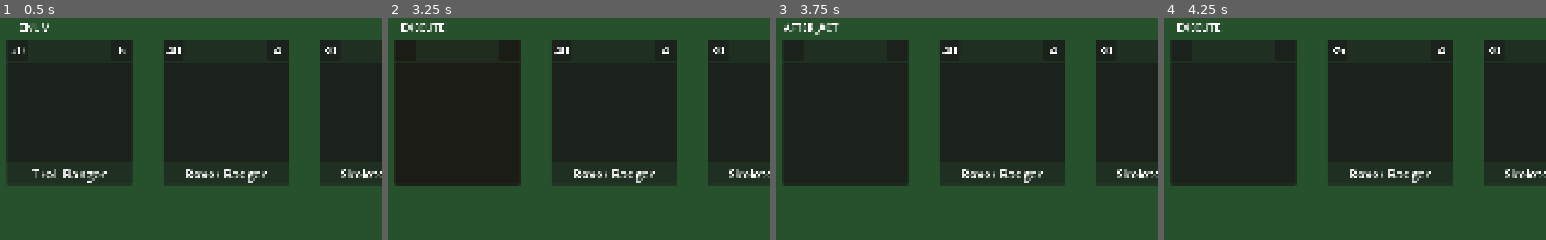
Above: before the commit, frames 1-4 (left to right).
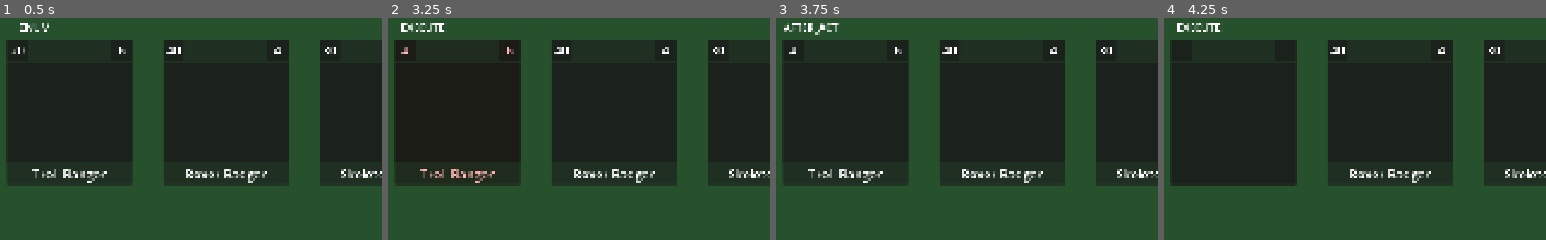
Above: after the commit, the same moments.

Repository: Castorfiber92/spelprojekt_jfk
Game: Godot game, scene res://Scenes/main.tscn
The game is run twice, just before and just after one commit, with the same random seed, the same clock (stepped at 60 frames per second) and the same inputs.
Inputs:
- Up to frame 1 (0.5 s): no input
- Up to frame 2 (3.25 s): tap Enter (ui_accept) at 0.5, 0.77, 1.25, 1.52, 2, 2.75, 3.02 s
- Up to frame 3 (3.75 s): tap Enter (ui_accept) at 3.5 s
- Up to frame 4 (4.25 s): tap Enter (ui_accept) at 3.77 s
The pictures show only the part of the screen within x 0-50%, y 0-50%; the shares and areas given below are measured in that part.

Frame 1 is identical in both runs. In frame 2, 0.5% of the frame differs, in the area x 3-33%, y 13-75%; in frame 3, 0.5%; in frame 4, less than 0.1%.

Commit message:
Added basic heal functionality and win/lose combat functions.

Diff:
--- /dev/null
+++ b/Resources/Behaviors/Basic Actions/Base Scripts/heal_basic.gd
@@ -0,0 +1,22 @@
+extends Behavior
+class_name heal_basic_behavior
+
+func on_execute_action(data):
+	var targets = data as Array[HeroSlot]
+	for target in targets:
+		if target.hero == null: continue
+		var target_hero = target.hero
+		# 1. Create the "Draft" CombatEffect
+		# We set the base damage here.
+		var effect = CombatEffect.new(
+			owner_hero,
+			target_hero,
+			"HEAL",
+			owner_hero.current_damage)
+
+		# 2. Add tags so other items know what this is
+		# effect.tags.append("basic_attack")
+		# effect.tags.append("melee") # or "ranged" based on your hero
+
+		GameEvents.effect_created.emit(effect)
+		print(owner_hero.hero_data.name, " used ", name, " on ", target_hero.hero_data.name)
--- /dev/null
+++ b/Resources/Behaviors/Basic Actions/heal_basic.tres
@@ -0,0 +1,9 @@
+[gd_resource type="Resource" script_class="heal_basic_behavior" format=3 uid="uid://c22sg10nnr7mi"]
+
+[ext_resource type="Script" uid="uid://cfqr3w3l7xkvw" path="res://Resources/Behaviors/Basic Actions/Base Scripts/heal_basic.gd" id="1_8ii5t"]
+
+[resource]
+script = ExtResource("1_8ii5t")
+name = "Basic Heal"
+range = 2
+metadata/_custom_type_script = "uid://cfqr3w3l7xkvw"
--- a/Resources/Heroes/Critter/Boxer Badger.tres
+++ b/Resources/Heroes/Critter/Boxer Badger.tres
@@ -2,7 +2,6 @@
 
 [ext_resource type="Script" uid="uid://cb8rq5mmrk0ol" path="res://Scripts/Behaviors/Behavior.gd" id="1_q2j2b"]
 [ext_resource type="Resource" uid="uid://c6ixr6o3yurip" path="res://Resources/Behaviors/Basic Actions/attack_basic.tres" id="2_8cupc"]
-[ext_resource type="Resource" uid="uid://b6e67a72vwacx" path="res://Resources/Behaviors/Passive Abilities/BonusDamage/bonus_damage_1.tres" id="2_808vy"]
 [ext_resource type="Script" uid="uid://cg6we33ta62qy" path="res://Scripts/Heroes/HeroData.gd" id="3_yomkm"]
 
 [resource]
@@ -13,4 +12,3 @@
 base_speed = 10
 base_range = 1
 base_action = ExtResource("2_8cupc")
-abilities = Array[ExtResource("1_q2j2b")]([ExtResource("2_808vy")])
--- a/Resources/Heroes/Gnome/Broom Basher.tres
+++ b/Resources/Heroes/Gnome/Broom Basher.tres
@@ -8,6 +8,7 @@
 script = ExtResource("3_c8e0x")
 name = "Broom Basher"
 description = "Wields a broom, chance to stun on attack."
+tribe = 3
 base_HP = 20
 base_damage = 2
 base_speed = 80
--- a/Resources/Heroes/Gnome/Mushroom Gobbler.tres
+++ b/Resources/Heroes/Gnome/Mushroom Gobbler.tres
@@ -8,6 +8,7 @@
 script = ExtResource("3_62lhn")
 name = "Mushroom Gobbler"
 description = "Eat mushrooms on turn start, gaining random buffs, damage, speed, range"
+tribe = 3
 base_HP = 35
 base_damage = 4
 base_speed = 70
--- a/Scenes/HeroSlot.gd
+++ b/Scenes/HeroSlot.gd
@@ -26,7 +26,29 @@
 	# 2. SHAKE EFFECT (Sequential loop within the parallel tween)
 	# Creates 4 quick random movements
 	for i in range(4):
-		var offset = Vector2(randf_range(-1, 1), randf_range(-1, 1)) * shake_intensity
+		var offset = Vector2(randf_range(-5, 5), randf_range(-5, 5)) * shake_intensity
+		tween.tween_property(self, "position", position + offset, shake_duration)
+
+	# Reset position to original at the end
+	tween.chain().tween_property(self, "position", position, shake_duration)
+	return tween
+
+func apply_heal_effect() -> Tween:
+	var tween = create_tween().set_parallel(true)
+	var shake_intensity = 4.0
+	var shake_duration = 0.05
+	var flash_color = Color(0.0, 0.7, 0.407, 1.0) # Soft red
+
+	# 1. SOFT RED FLASH
+	# Tweens the color to red, then back to white (normal)
+	var color_tween = create_tween()
+	color_tween.tween_property(self, "modulate", flash_color, 0.1)
+	color_tween.tween_property(self, "modulate", Color.WHITE, 0.2)
+
+	# 2. SHAKE EFFECT (Sequential loop within the parallel tween)
+	# Creates 4 quick random movements
+	for i in range(4):
+		var offset = Vector2(randf_range(-5, 5), randf_range(-5, 5)) * shake_intensity
 		tween.tween_property(self, "position", position + offset, shake_duration)
 
 	# Reset position to original at the end
--- a/Scenes/Heroes/MrRabbitMonk.tscn
+++ /dev/null
@@ -1,60 +0,0 @@
-[gd_scene format=3 uid="uid://dghh06fkn2y3i"]
-
-[ext_resource type="Script" uid="uid://bdcgimto455j7" path="res://Scripts/Heroes/Hero.gd" id="1_d235u"]
-[ext_resource type="Resource" uid="uid://blppyby2i0jom" path="res://Resources/Heroes/MrRabbitMonk.tres" id="2_nm5wh"]
-[ext_resource type="Texture2D" uid="uid://bv3j3m02aoe8p" path="res://Graphics/Mirjam.png" id="3_ce415"]
-
-[sub_resource type="AtlasTexture" id="AtlasTexture_o40e8"]
-atlas = ExtResource("3_ce415")
-region = Rect2(0, 48, 32, 48)
-
-[sub_resource type="AtlasTexture" id="AtlasTexture_63mf6"]
-atlas = ExtResource("3_ce415")
-region = Rect2(32, 48, 32, 48)
-
-[sub_resource type="AtlasTexture" id="AtlasTexture_ycmug"]
-atlas = ExtResource("3_ce415")
-region = Rect2(64, 48, 32, 48)
-
-[sub_resource type="AtlasTexture" id="AtlasTexture_gjkmb"]
-atlas = ExtResource("3_ce415")
-region = Rect2(96, 48, 32, 48)
-
-[sub_resource type="SpriteFrames" id="SpriteFrames_wxugg"]
-animations = [{
-"frames": [],
-"loop": true,
-"name": &"attack",
-"speed": 5.0
-}, {
-"frames": [{
-"duration": 1.0,
-"texture": SubResource("AtlasTexture_o40e8")
-}, {
-"duration": 1.0,
-"texture": SubResource("AtlasTexture_63mf6")
-}, {
-"duration": 1.0,
-"texture": SubResource("AtlasTexture_ycmug")
-}, {
-"duration": 1.0,
-"texture": SubResource("AtlasTexture_gjkmb")
-}],
-"loop": true,
-"name": &"default",
-"speed": 5.0
-}, {
-"frames": [],
-"loop": true,
-"name": &"walk",
-"speed": 5.0
-}]
-
-[node name="MrRabbitMonk" type="Node2D"]
-script = ExtResource("1_d235u")
-hero = ExtResource("2_nm5wh")
-
-[node name="AnimatedSprite2D" type="AnimatedSprite2D" parent="."]
-sprite_frames = SubResource("SpriteFrames_wxugg")
-autoplay = "default"
-frame_progress = 0.89515316
--- a/Scripts/Combat/CombatEffect.gd
+++ b/Scripts/Combat/CombatEffect.gd
@@ -8,7 +8,7 @@
 var tags: Array[String] = [] # ["fire", "thorns", "melee"]
 
 # Flags for items to flip, these can be anything, and will need to be updated, but right now
-# there are only placeholders
+# they are only placeholders
 var can_lifesteal: bool = false
 var is_crit: bool = false
 var bypass_armor: bool = false
--- a/Scripts/Combat/CombatManager.gd
+++ b/Scripts/Combat/CombatManager.gd
@@ -94,7 +94,8 @@
 				effect.target.take_damage(effect.value, effect.source)
 				await slot.apply_damage_effect()
 			"HEAL":
-				pass # For now (not applicable yet)
+				effect.target.heal_HP(effect.value, effect.source)
+				await slot.apply_heal_effect()
 			"SHIELD":
 				pass # For now (not applicable yet)
 
@@ -116,7 +117,7 @@
 	var targets = get_valid_targets(slot, action)
 
 	if targets.is_empty():
-		# Edit  what happens if it has no valid targets
+		# What happens if it has no valid targets
 		print(slot.hero.hero_data.name, " has no valid targets and skips!")
 		_wrap_up_turn(slot.hero)
 		return
@@ -138,6 +139,18 @@
 	current_phase = Enums.CombatPhase.IDLE
 	clear_highlights()
 	update_UI()
+	# Check if the player party are all empty of heroes e.g. all the heroes have died, return true if so
+	var player_defeated = player_slots.all(func(slot): return slot.hero == null)
+	if player_defeated:
+		# If true, the player loses.
+		lose_combat()
+		return
+	# We check if the enemy party is all dead
+	var enemy_defeated = enemy_slots.all(func(slot): return slot.hero == null)
+	if enemy_defeated:
+		# If true, the player wins.
+		win_combat()
+		return
 	start_next_turn()
 
 func process_effect(effect: CombatEffect):
@@ -257,6 +270,10 @@
 	slot.hero = null
 	slot.update_info()
 
-
+func win_combat():
+	print("You win the battle!")
+
+func lose_combat():
+	print("You lose the battle!")
 func initialize_combat():
 	pass
--- a/Scripts/Heroes/Hero.gd
+++ b/Scripts/Heroes/Hero.gd
@@ -3,6 +3,7 @@
 
 var hero_data : HeroData
 var current_HP : int
+var maximum_HP : int
 var current_damage : int
 var current_speed : int
 var current_range : int
@@ -27,6 +28,7 @@
 	for i in hero_data.abilities:
 		add_behavior(i)
 	current_HP = hero_data.base_HP
+	maximum_HP = current_HP
 	current_damage = hero_data.base_damage
 	current_speed = hero_data.base_speed
 	current_range = hero_data.base_range
@@ -39,7 +41,8 @@
 		await trigger_behavior_event("on_death", self)
 		has_died.emit()
 
-
+func heal_HP(value: int, source : Hero):
+	current_HP = clamp(current_HP + value, 0, maximum_HP)
 
 func add_behavior(behavior: Behavior):
 	## This is used when we add another behavior to the Hero. Such as when an item is added, when a buff
Not shown, added: Resources/Behaviors/Basic Actions/Base Scripts/heal_basic.gd.uid
